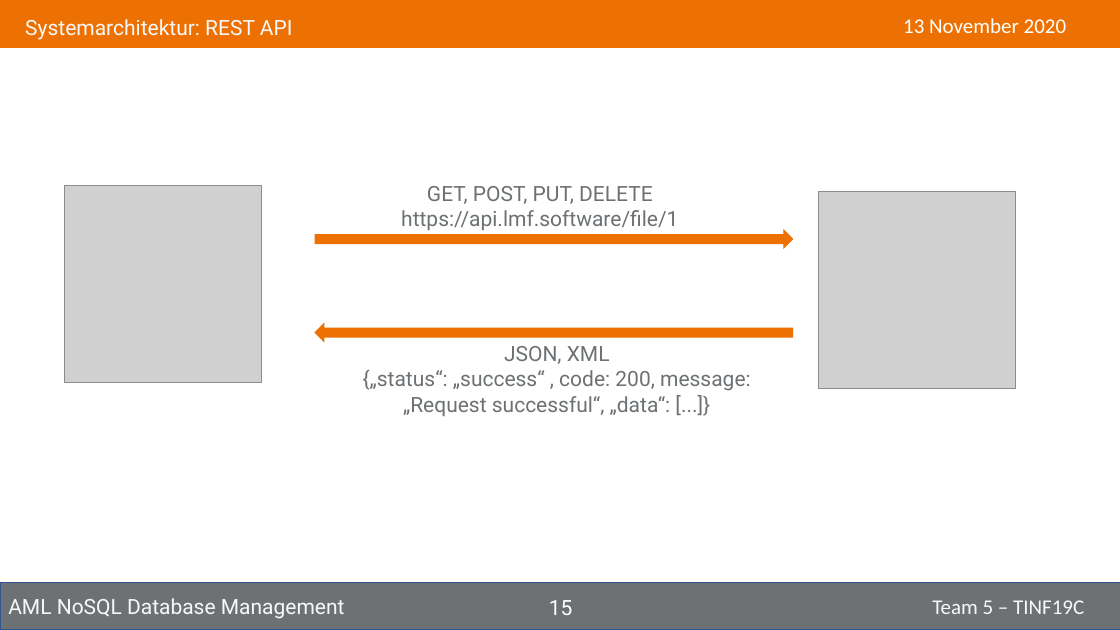
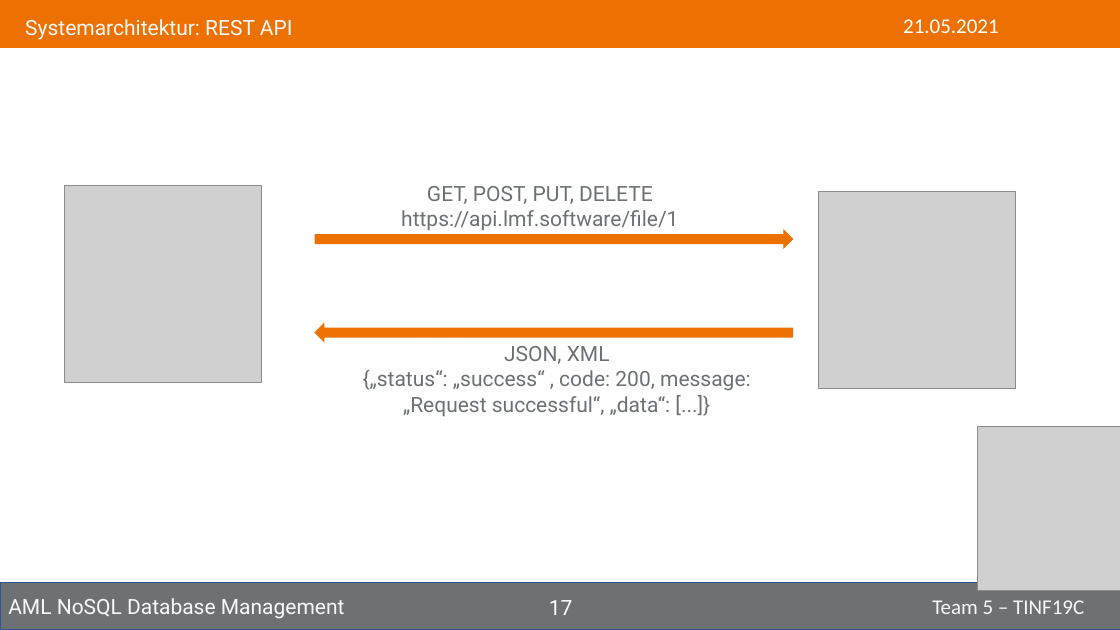
Before and after one commit to NurNils/aml-nosql-database-management, a slide deck: slide 17 of PROJECT/Presentation/Tinf19C_Team5_Presentation.pptx (slide 15 before the commit). Drawn at 1120x630 pixels with LibreOffice and Linux fonts; fonts in the diff are those of the drawing; grey boxes stand for pictures. Boxes give left, top, right and bottom in pixels: in the first picture for what was removed or moved away, otherwise in the second. Text is boxed around its words. In the diff, an @@ line names an element or a change of style, - is before the commit and + after.

```diff
--- a/PROJECT/Presentation/Tinf19C_Team5_Presentation.pptx
+++ b/PROJECT/Presentation/Tinf19C_Team5_Presentation.pptx
@@ text at (903,19,999,33): text changed @@
-13 November 2020
+21.05.2021
@@ picture added at (978,427,1120,591) @@
@@ page number at (549,600,573,615): text changed @@
-15
+17
```
Also in this commit, not shown: 16 other slides changed, 3 slides added, 1 slide removed, 1 other file.
